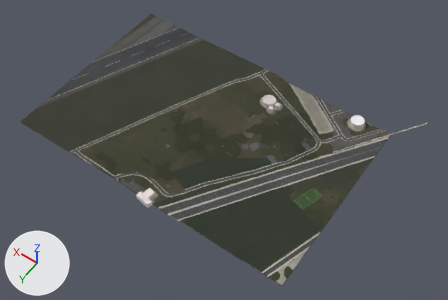
The glTF model public/tiles/lumiar/t_3_5.glb, before and after one commit.
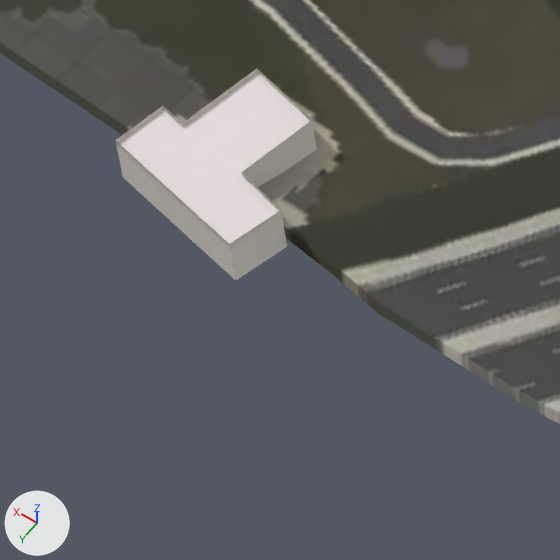
The first picture shows the older version from a 50 mm camera at (-542.0, 7420.0, 873.0) aimed at (-183.0, 6917.0, 82.0). The close-ups show the older and then the newer version on the part from 28% to 40% of the width and 60% to 78% of the height of that picture. Only the edits that show in the close-ups are written down. The axes (+X, +Y, +Z) are drawn at lower left. The lights are the same throughout. Where no turn or scale is listed for an object, it has been applied to the vertices. Vertices at exactly the same position are counted once.

In view in the first close-up: 'buildings', 'terrain'.
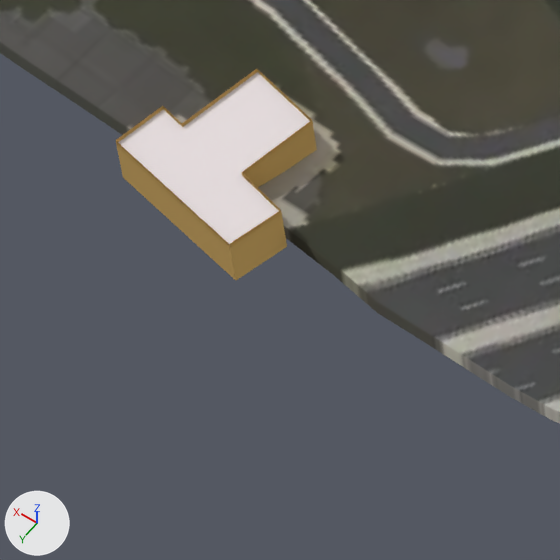
Boxes [x1, y1, x2, y2] around the edits, measured in the close-ups (560 x 560 px):
'buildings', surface changed, recoloured (darker): [116, 69, 317, 280] in both
part 2 of me_buildings, recoloured: [116, 69, 313, 247] in both
part 3 of me_buildings, recoloured (darker): [116, 70, 317, 280] in both

The edits, one by one:
me_buildings has 260 vertices, 418 faces and spans x -143.0..143.0, y -195.0..195.0, z -11.0..11.0.
me_buildings is used by ob_buildings; location (-286.5, 6891.4, 108.9).
me_buildings part 1: texture (UV) coordinates changed.
me_buildings part 2: 170 faces centred in x -60.0..143.0, y -143.0..193.0, z -2.0..11.0 are repainted in the vertex colours; the middle colour goes from purple #8963da to green #39ba00.
me_buildings part 3: 157 faces centred in x -143.0..143.0, y -194.0..193.0, z -7.0..8.0 are repainted in the vertex colours; the middle colour goes from blue #6363c0 to green #3e9a16.
